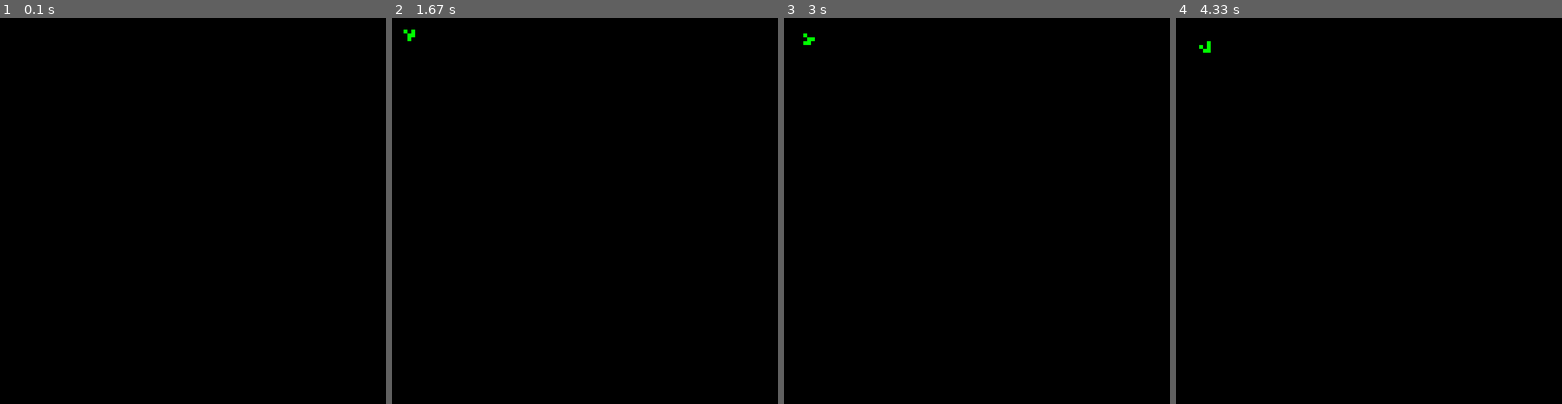
Above: before the commit, frames 1-4 (left to right).
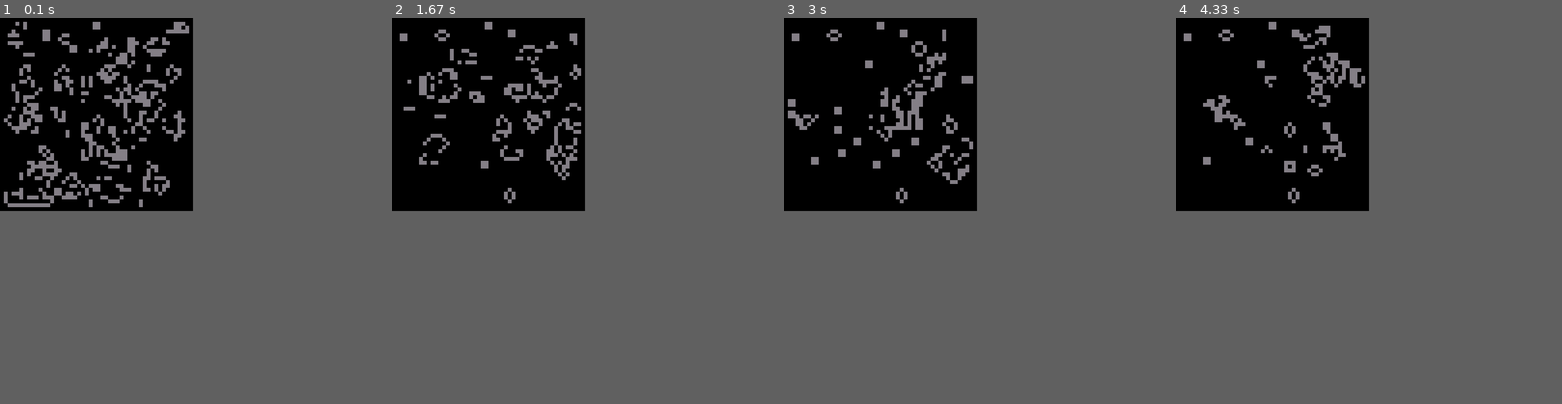
Above: after the commit, the same moments.

Repository: ElekLamoureux/GameOfLife
Game: pygame game, started from conway.py
Two runs of this game, one before a commit and one after it. Both use one fixed random seed, a clock stepped at 60 frames per second and the inputs below.
Inputs (mouse positions are in pixels of both pictures, inside the frame that each line leads up to):
- Up to frame 1 (0.1 s): no input
- Up to frame 2 (1.67 s): tap Space at 0.33, 0.67 s; hold Space 1-1.47 s
- Up to frame 3 (3 s): tap Space at 2, 2.4, 2.7 s; click (872, 79) at 2.88 s
- Up to frame 4 (4.33 s): move the mouse to (1245, 75) at 3.2 s; tap Space at 3.23, 3.57, 3.87, 4.07 s
In our replay, the window is 900x900 before the commit and 450x450 after it. These sizes can differ from the game's own. Grey fills any space a smaller window leaves; there, only what the larger window draws over its background counts as a difference.

The runs differ from the first frame. In frame 1, 4.8% of the frame differs, in the area x 1-49%, y 1-49%; in frame 2, 2.7%; in frame 3, 2.4%; in frame 4, 2.1%.

Commit message:
Mouse click working with issues
Got mouse click working but timing is weird and inconsistent...
gotta figure that out while keeping a framerate

Diff:
--- a/conway.py
+++ b/conway.py
@@ -6,11 +6,10 @@
 
 #setup
 pygame.init()
-width = 1000
-height = 1000
-res = 100
-pixilsize = width / res
-screen = pygame.display.set_mode((width, height))
+size = 500
+res = 50
+pixilsize = size / res
+screen = pygame.display.set_mode((size, size))
 screen.fill("white")
 clock = pygame.time.Clock()
 
@@ -37,41 +36,73 @@
         return grid[x][y-1] + grid[x][y+1] + \
                 grid[x+1][y]+ grid[x+1][y-1] + grid[x+1][y+1] + \
                 grid[x-1][y] + grid[x-1][y+1] + grid[x-1][y-1]
+def draw(grid, res):
+    for event in pygame.event.get():
+                if event.type == pygame.MOUSEBUTTONDOWN:  # Detect mouse click
+                    x, y = pygame.mouse.get_pos()
+                    print(f"Mouse clicked at: ({x}, {y})")
+                    grid[int(x/pixilsize)][int(y/pixilsize)] = 1 - grid[int(x/pixilsize)][int(y/pixilsize)]
+
+
 
 #make grid
 grid = []
 for x in range(res):
     grid.append([])
     for y in range(res):
-        #grid[x].append(random.randint(0, 1))
-        grid[x].append(0)
+        grid[x].append(random.randint(0, 1))
+        #grid[x].append(0)
 
-grid[1][2] = 1
-grid[2][3] = 1
-grid[3][1] = 1
-grid[3][2] = 1
-grid[3][3] = 1
+#grid[1][2] = 1
+#grid[2][3] = 1
+#grid[3][1] = 1
+#grid[3][2] = 1
+#grid[3][3] = 1
 
 running = True
-
+r = random.randint(0, 255)
+g = random.randint(100, 255)
+b = random.randint(0, 255)
 while running:
-    for x in range(res):
-        for y in range(res):
-            if grid[x][y] == 1:
-                pygame.draw.rect(screen, (0, 255, 0), (x*pixilsize, y*pixilsize, pixilsize, pixilsize))
-            else:
-                pygame.draw.rect(screen, (0, 0, 0), (x*pixilsize, y*pixilsize, pixilsize, pixilsize))
-
-    update(grid)
-
+    #seems to be in every pygame loop? Allows for stopping of program? Still dont fully understand
     for event in pygame.event.get():
         if event.type == pygame.QUIT:
             running = False
 
+    #draw new rectangles
+    for x in range(res):
+        for y in range(res):
+            if grid[x][y] == 1:
+                pygame.draw.rect(screen, (r, g, b), (x*pixilsize, y*pixilsize, pixilsize, pixilsize))
+            else:
+                pygame.draw.rect(screen, (0, 0, 0), (x*pixilsize, y*pixilsize, pixilsize, pixilsize))
+    #update the grid
+    update(grid)
+    #keypresses
     keys = pygame.key.get_pressed()
     if keys[pygame.K_x]:
         running = False
-    dt = clock.tick(5) / 1000
+    if keys[pygame.K_SPACE]:
+        print("spacebar was pressed!")
+        go = True
+        pygame.time.wait(100)
+        #while go:
+        #    pygame.time.wait(1)
+        #    keys = pygame.key.get_pressed()
+        #    if keys[pygame.K_SPACE]:
+        #        go = False
+        while go:
+                pygame.time.wait(1)
+                for event in pygame.event.get():  # Check new events inside the loop
+                    if event.type == pygame.KEYDOWN and event.key == pygame.K_SPACE:
+                        go = False
+                        pygame.time.wait(200)
+    draw(grid,res)
+
+
+
+
+    dt = clock.tick(100) / 1000
 
     pygame.display.flip()
 
